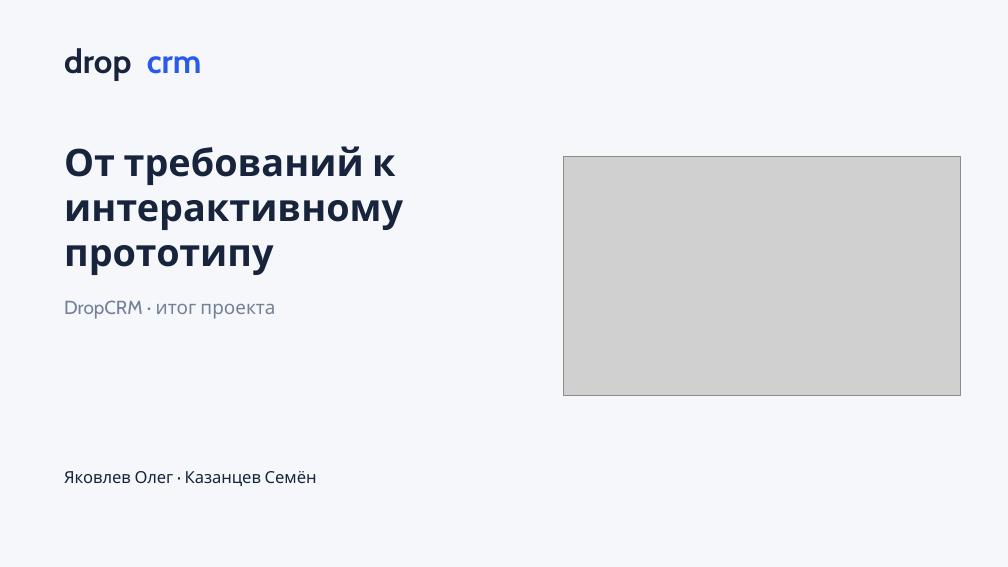
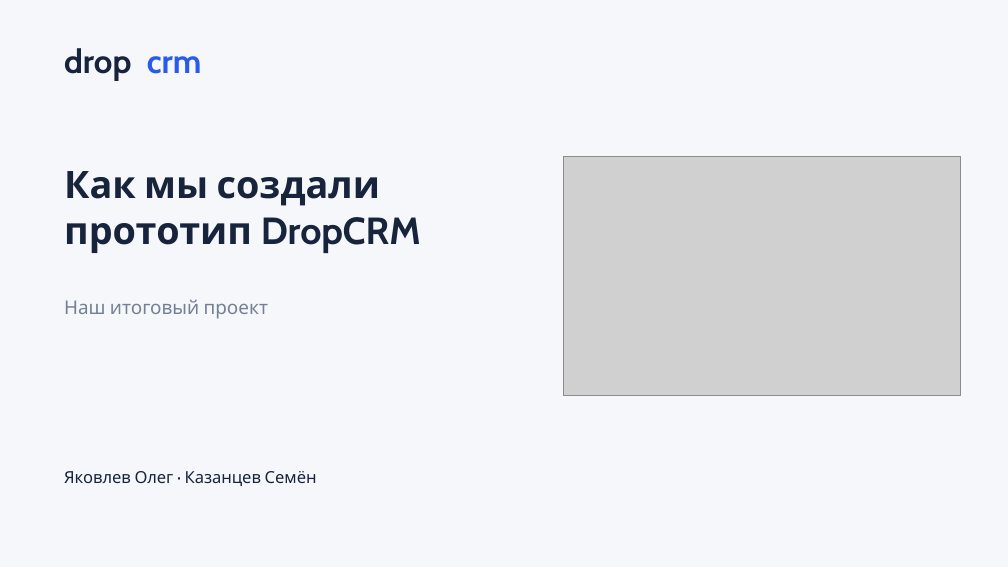
Before and after one commit to wertyqazx/DropCRM, a slide deck: slide 1 of DropCRM_Presentation_2026.pptx. Drawn at 1008x567 pixels with LibreOffice and Linux fonts; fonts in the diff are those of the drawing; grey boxes stand for pictures. Boxes give left, top, right and bottom in pixels: in the first picture for what was removed or moved away, otherwise in the second. Text is boxed around its words. In the diff, an @@ line names an element or a change of style, - is before the commit and + after.

```diff
--- a/DropCRM_Presentation_2026.pptx
+++ b/DropCRM_Presentation_2026.pptx
@@ text at <box>64,171,421,253</box>: text changed @@
-От требований к
-интерактивному прототипу
+Как мы создали
+прототип DropCRM
@@ text at <box>64,299,269,319</box>: text changed @@
-DropCRM · итог проекта
+Наш итоговый проект
```
Also in this commit, not shown: 7 other slides changed, 5 other files.
